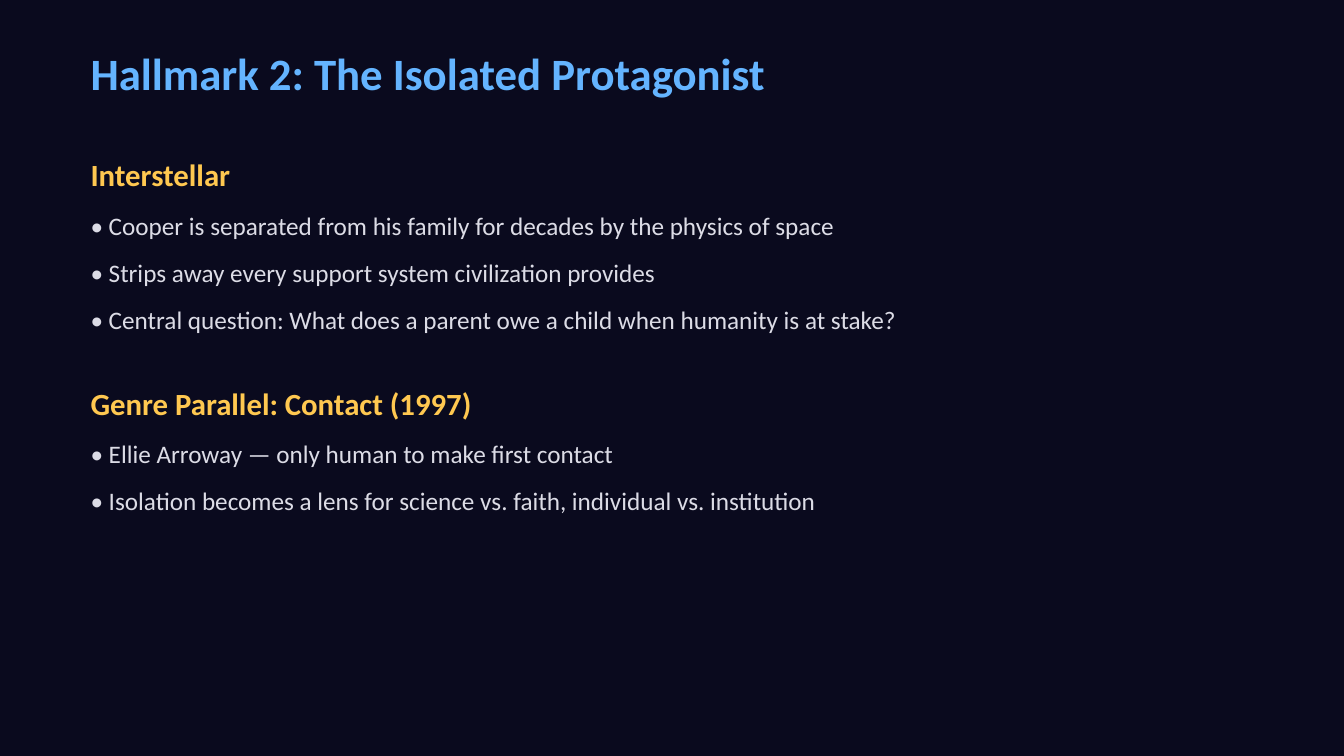
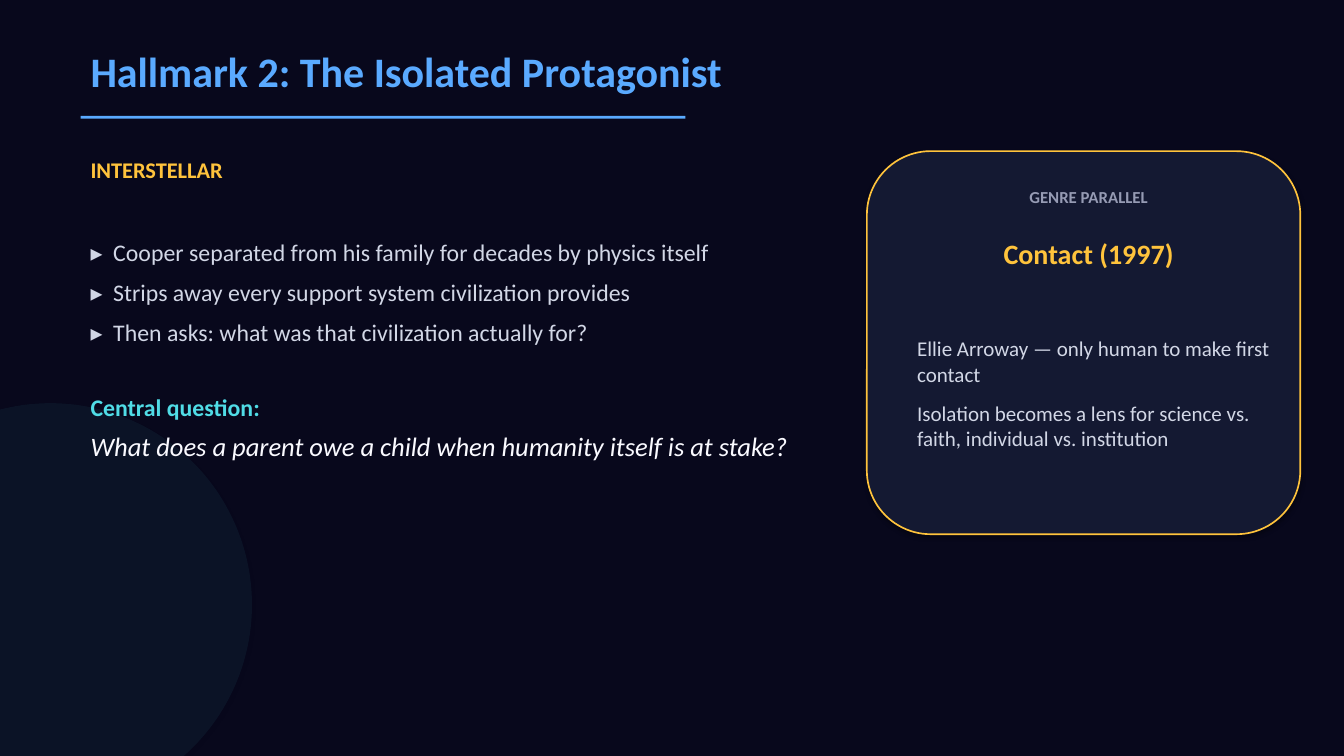
Before and after one commit to bunip91274/Password-Generator, a slide deck: slide 6 of Interstellar_Hard_SciFi_Presentation.pptx. Drawn at 1344x756 pixels with LibreOffice and Linux fonts; fonts in the diff are those of the drawing. Boxes give left, top, right and bottom in pixels: in the first picture for what was removed or moved away, otherwise in the second. Text is boxed around its words. In the diff, an @@ line names an element or a change of style, - is before the commit and + after.

```diff
--- a/Interstellar_Hard_SciFi_Presentation.pptx
+++ b/Interstellar_Hard_SciFi_Presentation.pptx
@@ background #0A0A1E to #08081C @@
@@ text "Hallmark 2: The Isolated Protagonist" at [91, 57, 722, 94]: size 32 to 30 pt, text colour #64B4FF to #5AAAFF @@
@@ rectangle added at [81, 116, 686, 119], fill #5AAAFF @@
@@ text added at [91, 163, 223, 178], 16 pt, text #FFC33C, bold @@
+INTERSTELLAR
@@ rounded rectangle added at [867, 151, 1301, 534], fill #141932, outline #FFC33C 1.2 pt @@
@@ text added at [1029, 192, 1148, 203], 12 pt, text #969BB4, bold @@
+GENRE PARALLEL
@@ text at [91, 244, 787, 461]: text changed; size 18 to 17 pt; text colour #DCDCE6 to #D2D7E6 @@
-Interstellar
-• Cooper is separated from his family for decades by the physics of space
-• Strips away every support system civilization provides
-• Central question: What does a parent owe a child when humanity is at stake?
-Genre Parallel: Contact (1997)
-• Ellie Arroway — only human to make first contact
-• Isolation becomes a lens for science vs. faith, individual vs. institution
+▸ Cooper separated from his family for decades by physics itself
+▸ Strips away every support system civilization provides
+▸ Then asks: what was that civilization actually for?
+Central question:
+What does a parent owe a child when humanity itself is at stake?
@@ text added at [1004, 243, 1173, 268], 20 pt, text #FFC33C, bold @@
+Contact (1997)
@@ text added at [917, 341, 1269, 449], 15 pt, text #D2D7E6 @@
+Ellie Arroway — only human to make first contact
+Isolation becomes a lens for science vs. faith, individual vs. institution
@@ ellipse added at [0, 403, 252, 756], fill #50DCE6 at 6% opacity @@
```
Also in this commit, not shown: 11 other slides changed, 1 other file.
